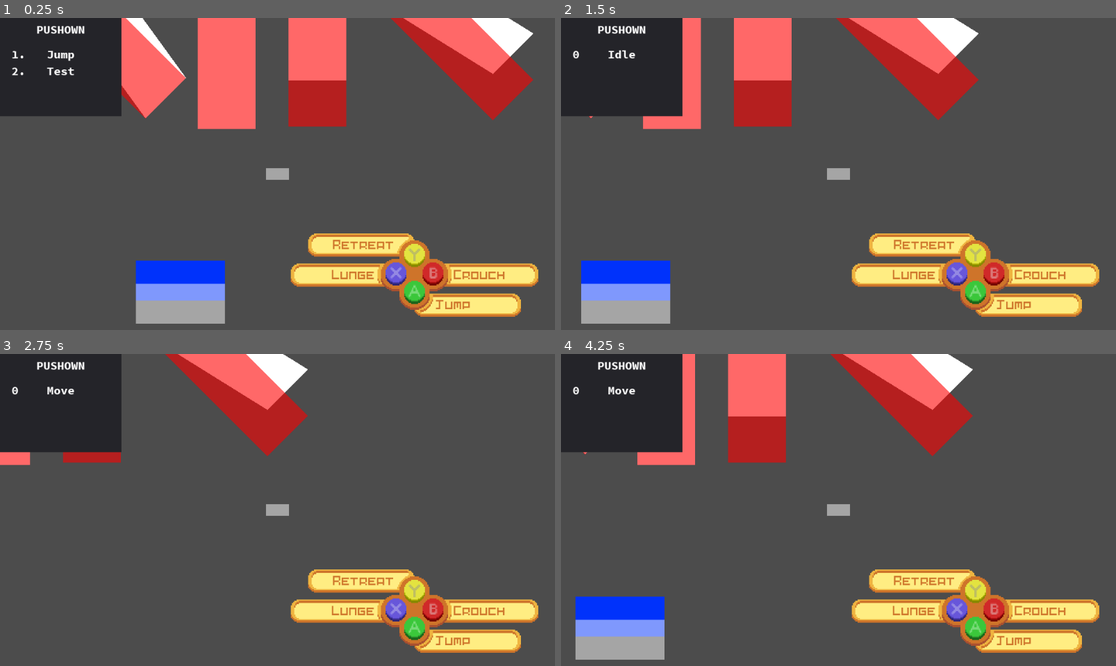
Above: before the commit, frames 1-4 (two rows, left to right).
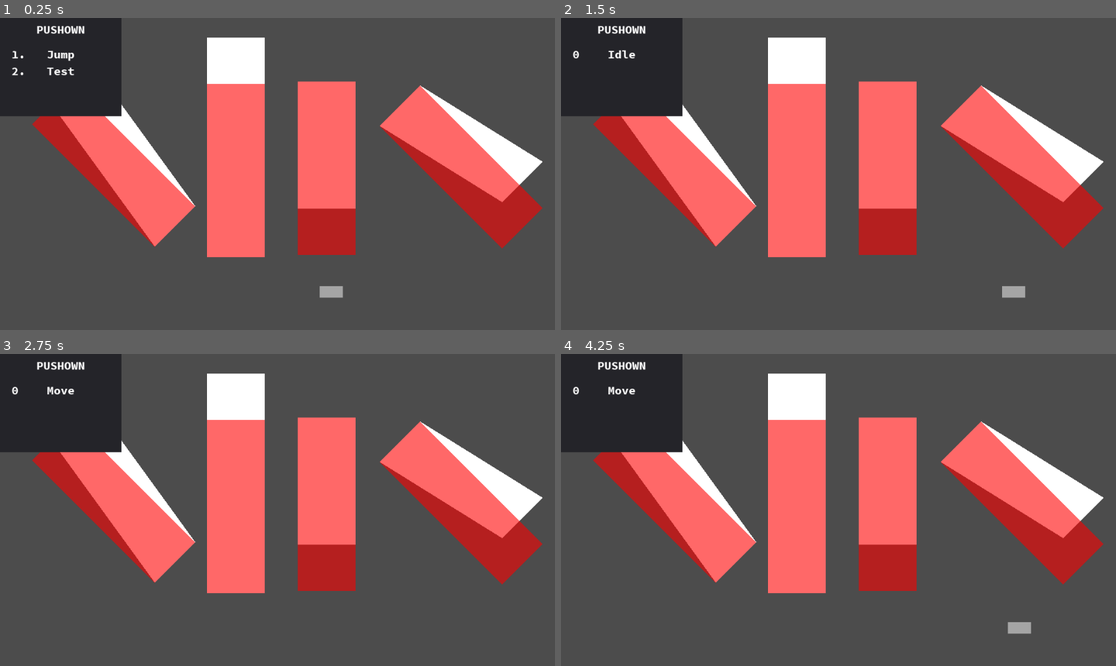
Above: after the commit, the same moments.

Repository: MTareqAzim/scratchpad
Game: Godot game, scene res://Scenes/World/World2.tscn
Two runs of this game, one before a commit and one after it. Both use one fixed random seed, a clock stepped at 60 frames per second and the inputs below. Before the commit the project starts from res://Scenes/World/World3.tscn.
Inputs (mouse positions are in pixels of both pictures, inside the frame that each line leads up to):
- Up to frame 1 (0.25 s): no input
- Up to frame 2 (1.5 s): tap Enter at 0.5 s; move the mouse to (960, 158) at 0.52 s; hold Right (ui_right) 0.53-1.25 s; click (960, 158) at 0.67 s; drag from (727, 189) to (677, 42) at 1.27 s
- Up to frame 3 (2.75 s): tap Space at 2 s; move the mouse to (333, 441) at 2.02 s; hold Right (ui_right) from 2.03 s (still down)
- Up to frame 4 (4.25 s): release Right (ui_right) at 2.75 s; drag from (810, 572) to (655, 375) at 2.77 s; tap Enter at 3.5 s; move the mouse to (1005, 556) at 3.52 s; hold Left (ui_left) from 3.53 s (still down)

The runs differ from the first frame. In frame 1, 45% of the frame differs, in the area x 5-98%, y 0-98%; in frame 2, 44%; in frame 3, 36%; in frame 4, 43%.

Commit message:
Changed main scene to World2.

Diff:
--- a/project.godot
+++ b/project.godot
@@ -225,7 +225,7 @@
 [application]
 
 config/name="Scratchpad"
-run/main_scene="res://Scenes/World/World3.tscn"
+run/main_scene="res://Scenes/World/World2.tscn"
 config/icon="res://icon.png"
 
 [display]
